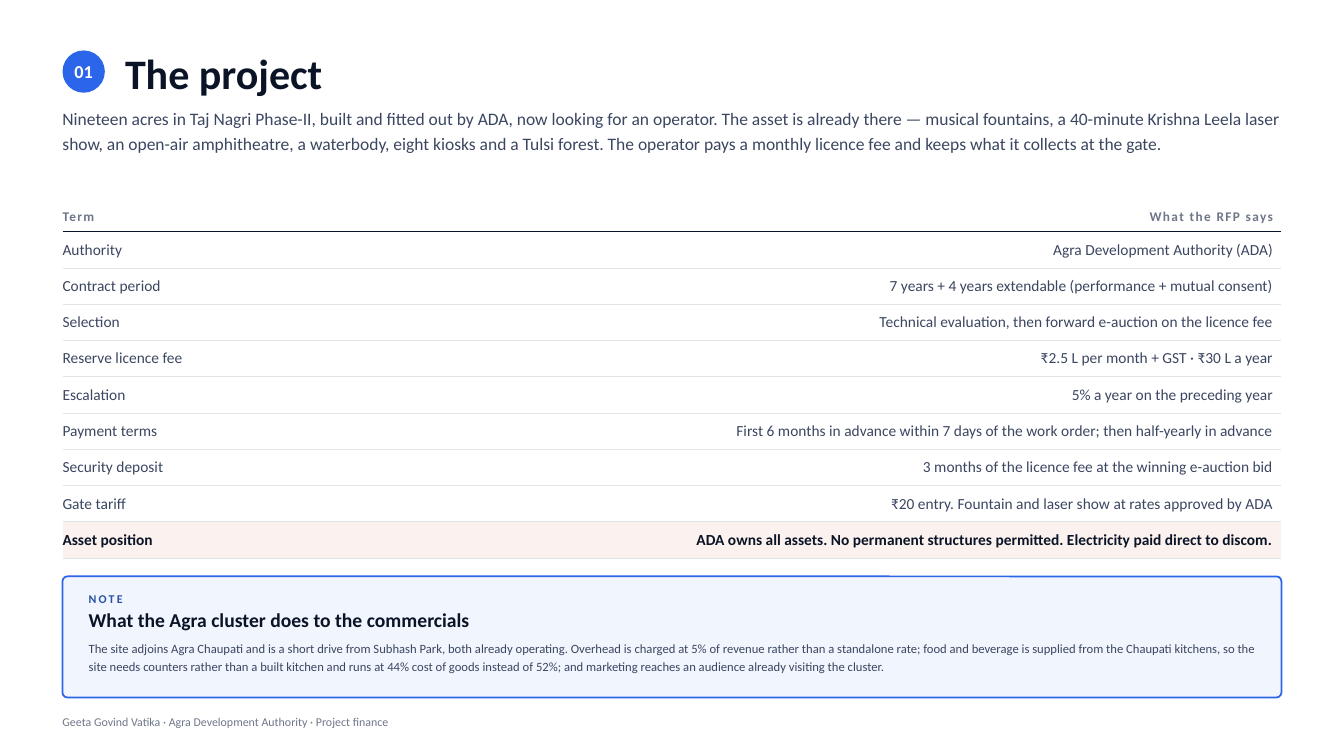
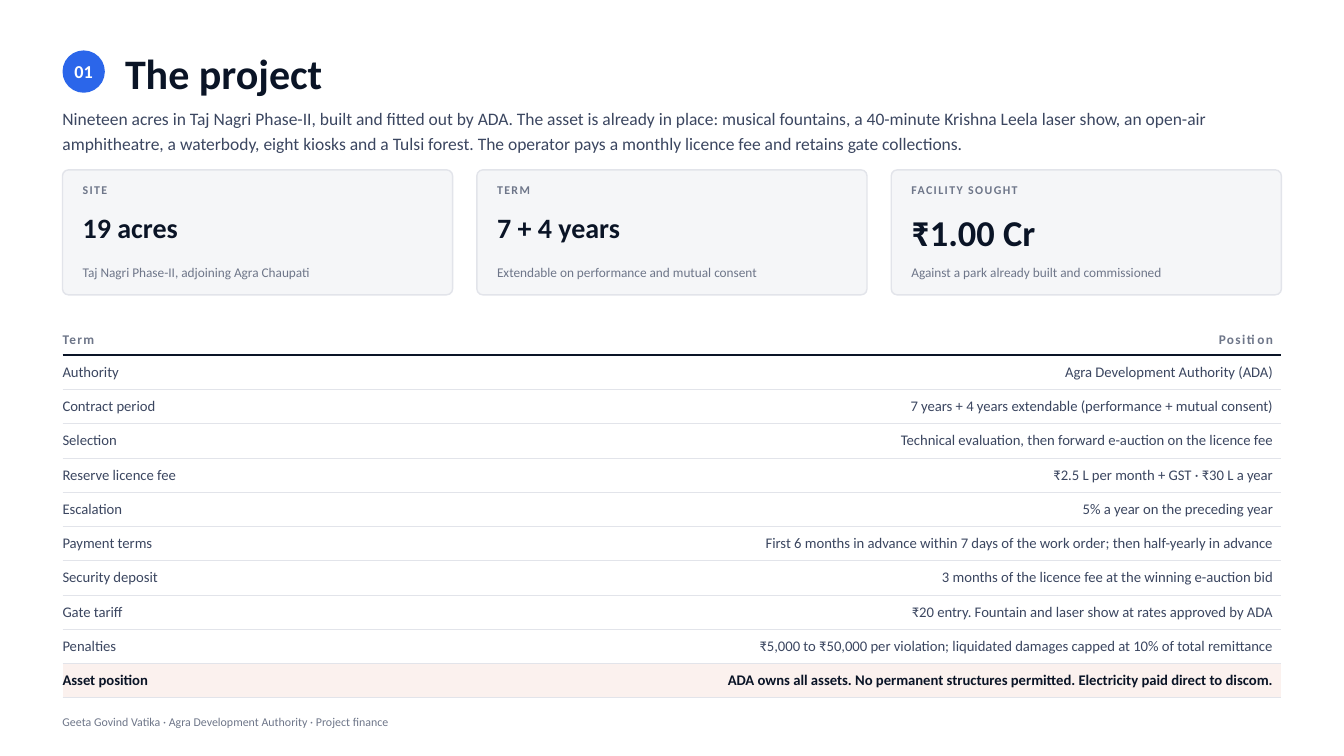
Before and after one commit to eodcfo/vappl-deck, a slide deck: slide 2 of pptx/EOD-Geeta-Govind-Vatika-Project-Finance.pptx. Drawn at 1344x756 pixels with LibreOffice and Linux fonts; fonts in the diff are those of the drawing. Boxes give left, top, right and bottom in pixels: in the first picture for what was removed or moved away, otherwise in the second. Text is boxed around its words. In the diff, an @@ line names an element or a change of style, - is before the commit and + after.

```diff
--- a/pptx/EOD-Geeta-Govind-Vatika-Project-Finance.pptx
+++ b/pptx/EOD-Geeta-Govind-Vatika-Project-Finance.pptx
@@ text at [62, 113, 1206, 153]: text changed @@
-Nineteen acres in Taj Nagri Phase-II, built and fitted out by ADA, now looking for an operator. The asset is already there — musical fountains, a 40-minute Krishna Leela laser show, an open-air amphitheatre, a waterbody, eight kiosks and a Tulsi forest. The operator pays a monthly licence fee and keeps what it collects at the gate.
+Nineteen acres in Taj Nagri Phase-II, built and fitted out by ADA. The asset is already in place: musical fountains, a 40-minute Krishna Leela laser show, an open-air amphitheatre, a waterbody, eight kiosks and a Tulsi forest. The operator pays a monthly licence fee and retains gate collections.
@@ rounded rectangle added at [63, 170, 453, 295], fill #F5F6F8, outline #E2E4EA 1 pt @@
@@ rounded rectangle added at [477, 170, 867, 295], fill #F5F6F8, outline #E2E4EA 1 pt @@
@@ rounded rectangle added at [891, 170, 1281, 295], fill #F5F6F8, outline #E2E4EA 1 pt @@
@@ text added at [83, 186, 108, 194], 8.5 pt, text #6E7689, bold @@
+SITE
@@ text added at [497, 186, 530, 194], 8.5 pt, text #6E7689, bold @@
+TERM
@@ text added at [911, 184, 1261, 210], 8.5 pt, text #6E7689, bold @@
+FACILITY SOUGHT
@@ text added at [83, 219, 177, 239], 20 pt, text #0A1426, bold @@
+19 acres
@@ text added at [497, 219, 620, 243], 20 pt, text #0A1426, bold @@
+7 + 4 years
@@ text added at [911, 222, 1035, 247], 26 pt, text #0A1426, bold @@
+₹1.00 Cr
@@ text at [83, 268, 310, 279]: text changed; size 14 to 9.5 pt; text colour #0A1426 to #6E7689; bold off @@
-What the Agra cluster does to the commercials
+Taj Nagri Phase-II, adjoining Agra Chaupati
@@ text added at [497, 268, 756, 279], 9.5 pt, text #6E7689 @@
+Extendable on performance and mutual consent
@@ text added at [911, 268, 1162, 279], 9.5 pt, text #6E7689 @@
+Against a park already built and commissioned
@@ table at [63, 322, 1281, 692] @@
-row 1, column 2: What the RFP says
+row 1, column 2: Position
+row 10: Penalties | ₹5,000 to ₹50,000 per violation; liquidated damages capped at 10% of total remittance
@@ table: place and size @@
-table at [63, 196, 1281, 552]
+table at [63, 322, 1281, 692]
@@ rounded rectangle removed at [63, 577, 1281, 698] @@
@@ text removed at [89, 595, 123, 603] @@
-NOTE
@@ text removed at [89, 644, 1255, 673] @@
-The site adjoins Agra Chaupati and is a short drive from Subhash Park, both already operating. Overhead is charged at 5% of revenue rather than a standalone rate; food and beverage is supplied from the Chaupati kitchens, so the site needs counters rather than a built kitchen and runs at 44% cost of goods instead of 52%; and marketing reaches an audience already visiting the cluster.
```
Also in this commit, not shown: 7 other slides changed, 5 slides added, 5 slides removed, 8 other files.
